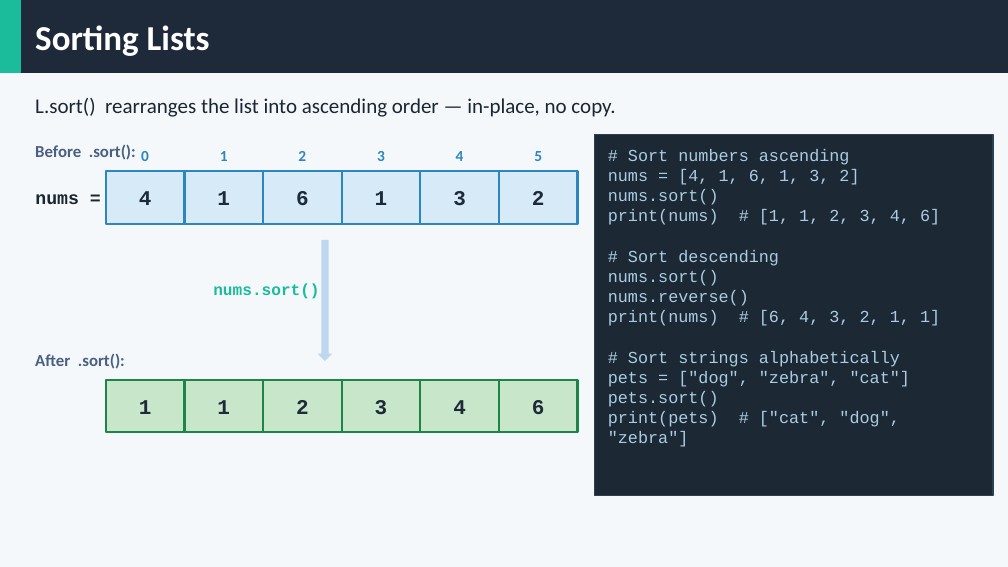
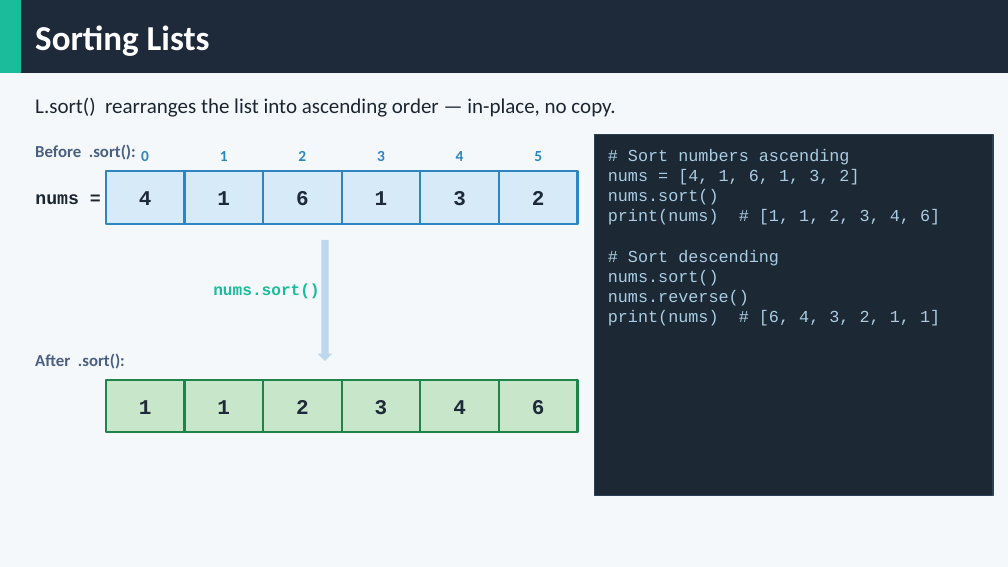
Before and after one commit to tjd1234/cmpt120spring2026, a slide deck: slide 21 of lecture_notes/chapter9/chapter9_slides.pptx (slide 19 before the commit). Drawn at 1008x567 pixels with LibreOffice and Linux fonts; fonts in the diff are those of the drawing. Boxes give left, top, right and bottom in pixels: in the first picture for what was removed or moved away, otherwise in the second. Text is boxed around its words. In the diff, an @@ line names an element or a change of style, - is before the commit and + after.

```diff
--- a/lecture_notes/chapter9/chapter9_slides.pptx
+++ b/lecture_notes/chapter9/chapter9_slides.pptx
@@ text at <box>608,351,910,447</box>: paragraphs removed @@
-# Sort strings alphabetically
-pets = ["dog", "zebra", "cat"]
-pets.sort()
-print(pets) # ["cat", "dog", "zebra"]
```
Also in this commit, not shown: 7 other slides changed, 3 slides added, 3 other files.
